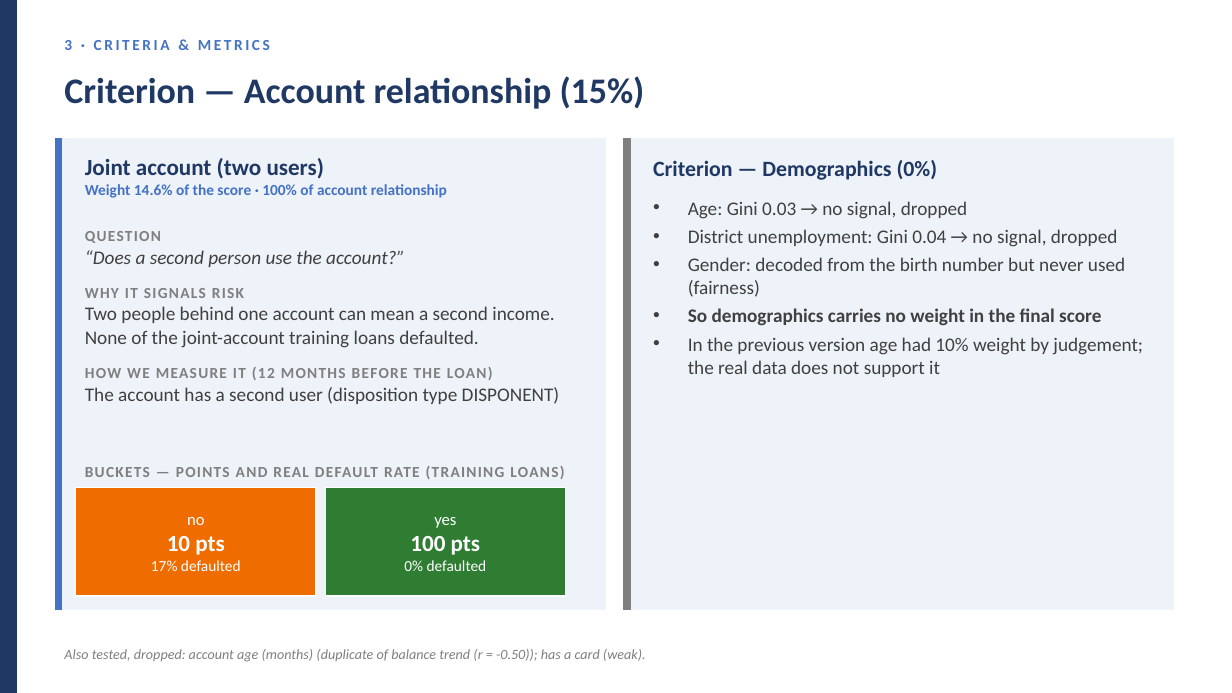
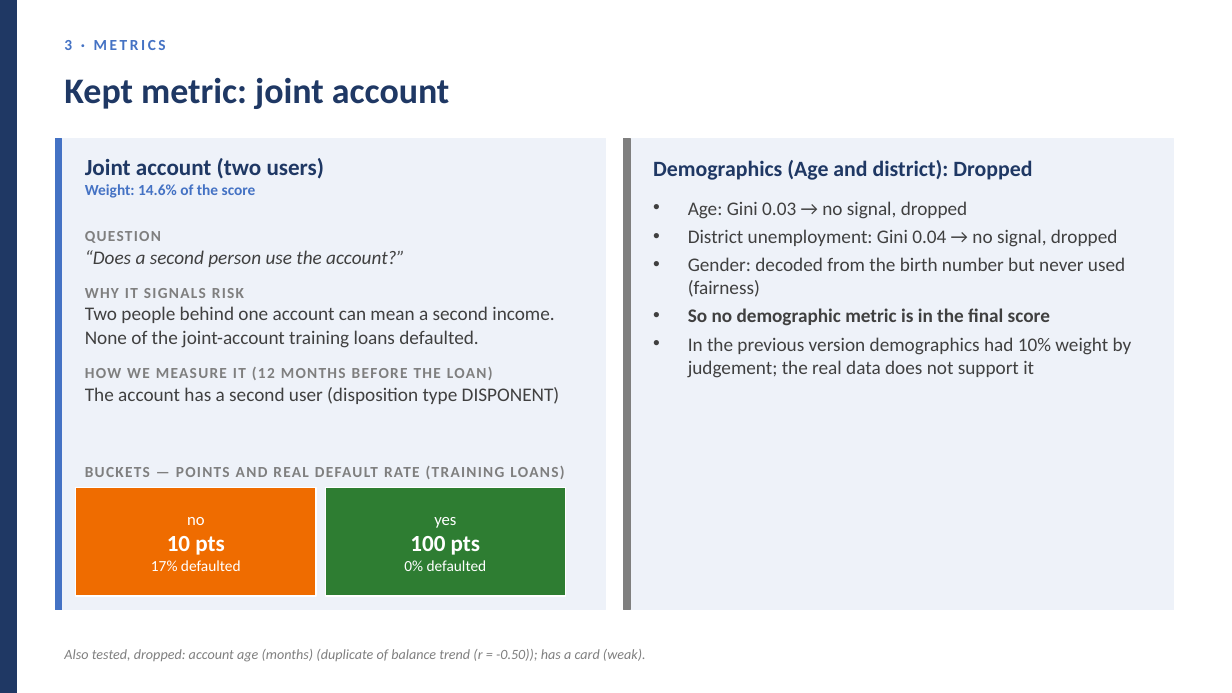
Before and after one commit to huotrithy/da-assignment-risk-scoring, a slide deck: slide 27 of docs/Final_Presentation.pptx (slide 24 before the commit). Drawn at 1232x693 pixels with LibreOffice and Linux fonts; fonts in the diff are those of the drawing. Boxes give left, top, right and bottom in pixels: in the first picture for what was removed or moved away, otherwise in the second. Text is boxed around its words. In the diff, an @@ line names an element or a change of style, - is before the commit and + after.

```diff
--- a/docs/Final_Presentation.pptx
+++ b/docs/Final_Presentation.pptx
@@ text at <box>64,40,166,50</box>: text changed @@
-3 · CRITERIA & METRICS
+3 · METRICS
@@ text at <box>64,78,449,109</box>: text changed @@
-Criterion — Account relationship (15%)
+Kept metric: joint account
@@ text at <box>653,160,1032,180</box>: text changed @@
-Criterion — Demographics (0%)
+Demographics (Age and district): Dropped
@@ text at <box>85,184,256,198</box>: text changed @@
-Weight 14.6% of the score · 100% of account relationship
+Weight: 14.6% of the score
@@ text at <box>688,308,1132,378</box>: text changed @@
-• So demographics carries no weight in the final score
-• In the previous version age had 10% weight by judgement; the real data does not support it
+• So no demographic metric is in the final score
+• In the previous version demographics had 10% weight by judgement; the real data does not support it
```
Also in this commit, not shown: 23 other slides changed, 4 slides added, 3 slides removed, 3 other files.
